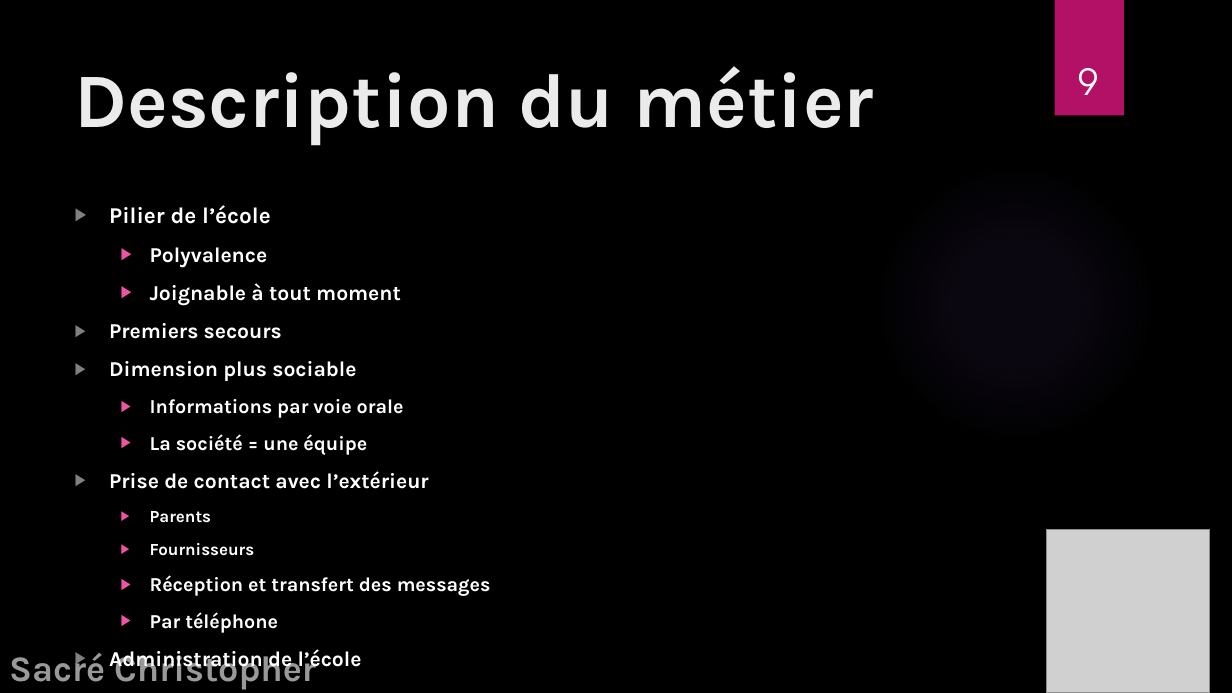
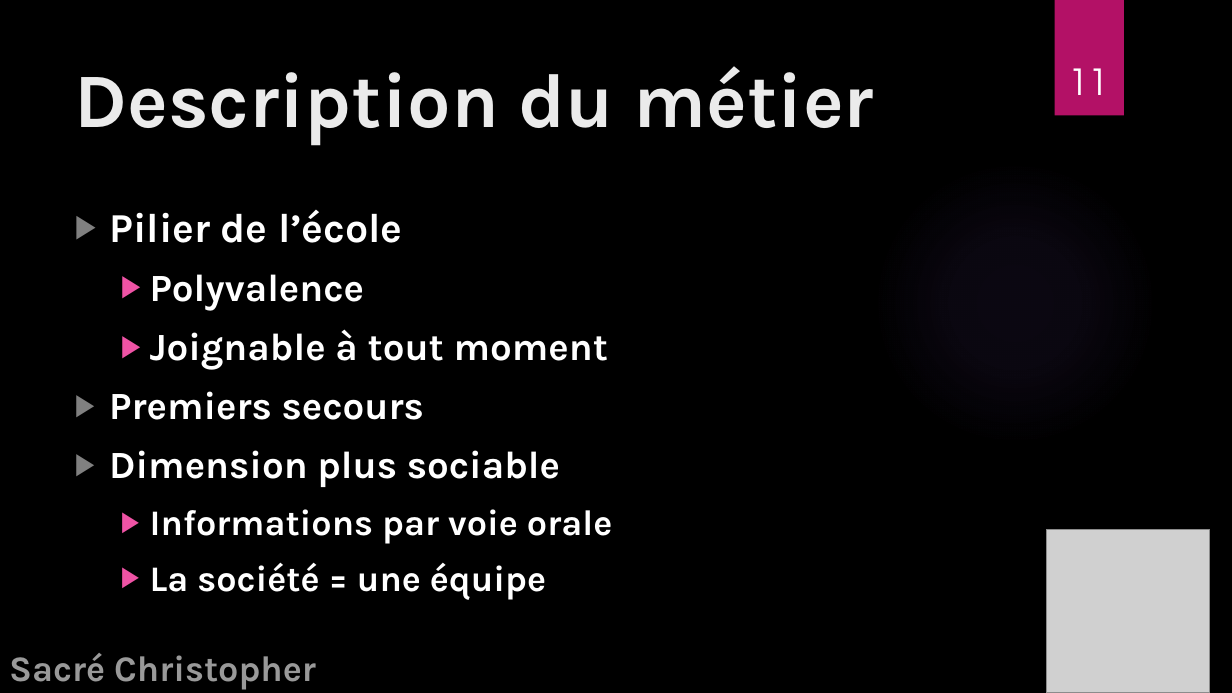
Before and after one commit to TheYoungSensei/Synthese_2BIN, a slide deck: slide 11 of Synthèse Stage d'observation/[Défense Stage][Sacré Christopher].pptx (slide 9 before the commit). Drawn at 1232x693 pixels with LibreOffice and Linux fonts; fonts in the diff are those of the drawing; grey boxes stand for pictures; background and template pictures are left out. Boxes give left, top, right and bottom in pixels: in the first picture for what was removed or moved away, otherwise in the second. Text is boxed around its words. In the diff, an @@ line names an element or a change of style, - is before the commit and + after.

```diff
--- a/Synthèse Stage d'observation/[Défense Stage][Sacré Christopher].pptx
+++ b/Synthèse Stage d'observation/[Défense Stage][Sacré Christopher].pptx
@@ page number at bbox=[1069, 68, 1109, 95]: text changed @@
-9
+11
@@ text "Pilier de l’école" at bbox=[109, 210, 612, 600]: size 17.6 to 32 pt in "Pilier de l’école"; size 16.5 to 30 pt in "Polyvalence", "Joignable à tout moment", "Premiers secours", "Dimension plus sociable"; size 15.4 to 28 pt in "Informations par voie orale", "La société = une équipe" @@
@@ text at bbox=[109, 471, 491, 633]: paragraphs removed @@
-▶ Prise de contact avec l’extérieur
-  ▶ Parents
-  ▶ Fournisseurs
-  ▶ Réception et transfert des messages
-  ▶ Par téléphone
-▶ Administration de l’école
```
Also in this commit, not shown: 3 other slides changed, 3 slides added, 17 other files.
